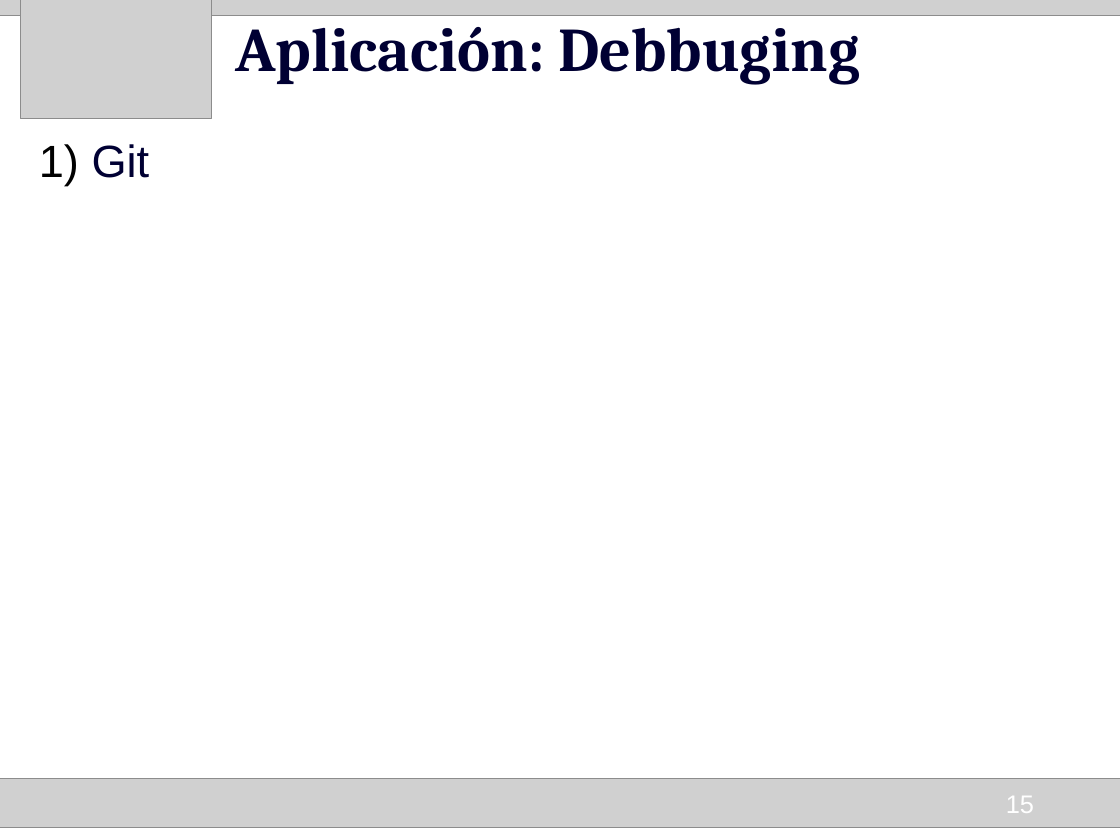
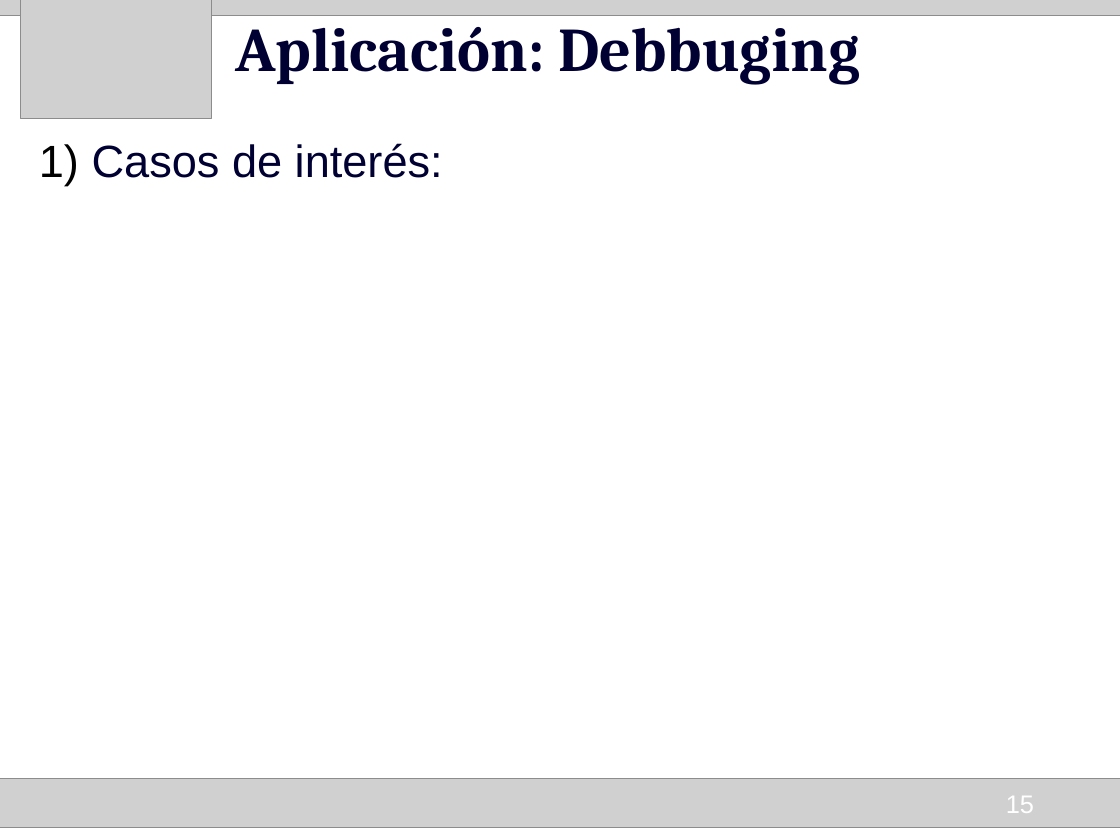
Before and after one commit to HumbertoCelleri/ljmd, a slide deck: slide 15 of presentacion/Presentacion.odp. Drawn at 1120x840 pixels with LibreOffice and Linux fonts; fonts in the diff are those of the drawing; grey boxes stand for pictures. Boxes give left, top, right and bottom in pixels: in the first picture for what was removed or moved away, otherwise in the second. Text is boxed around its words. In the diff, an @@ line names an element or a change of style, - is before the commit and + after.

```diff
--- a/presentacion/Presentacion.odp
+++ b/presentacion/Presentacion.odp
@@ text at [92,143,443,178]: text changed @@
-1) Git
+1) Casos de interés:
```
Also in this commit, not shown: 4 other slides changed, 6 slides added, 2 slides removed.
